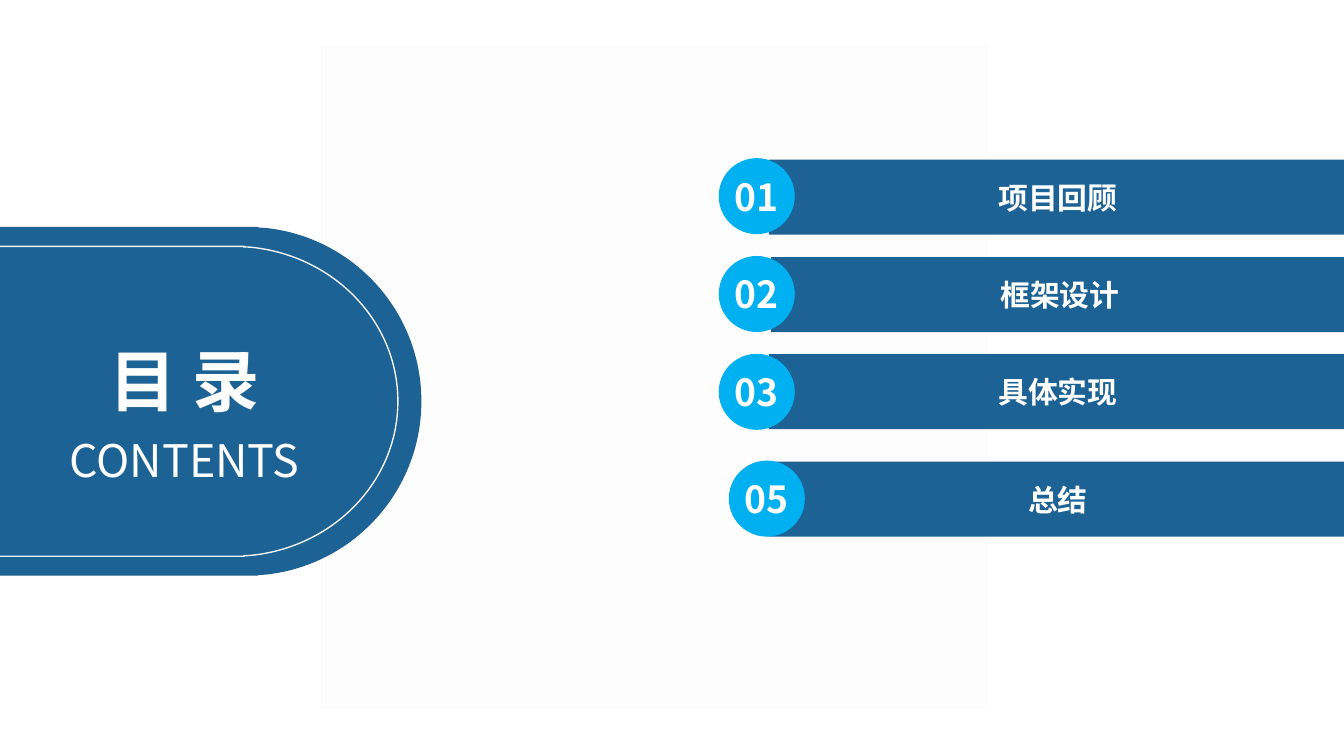
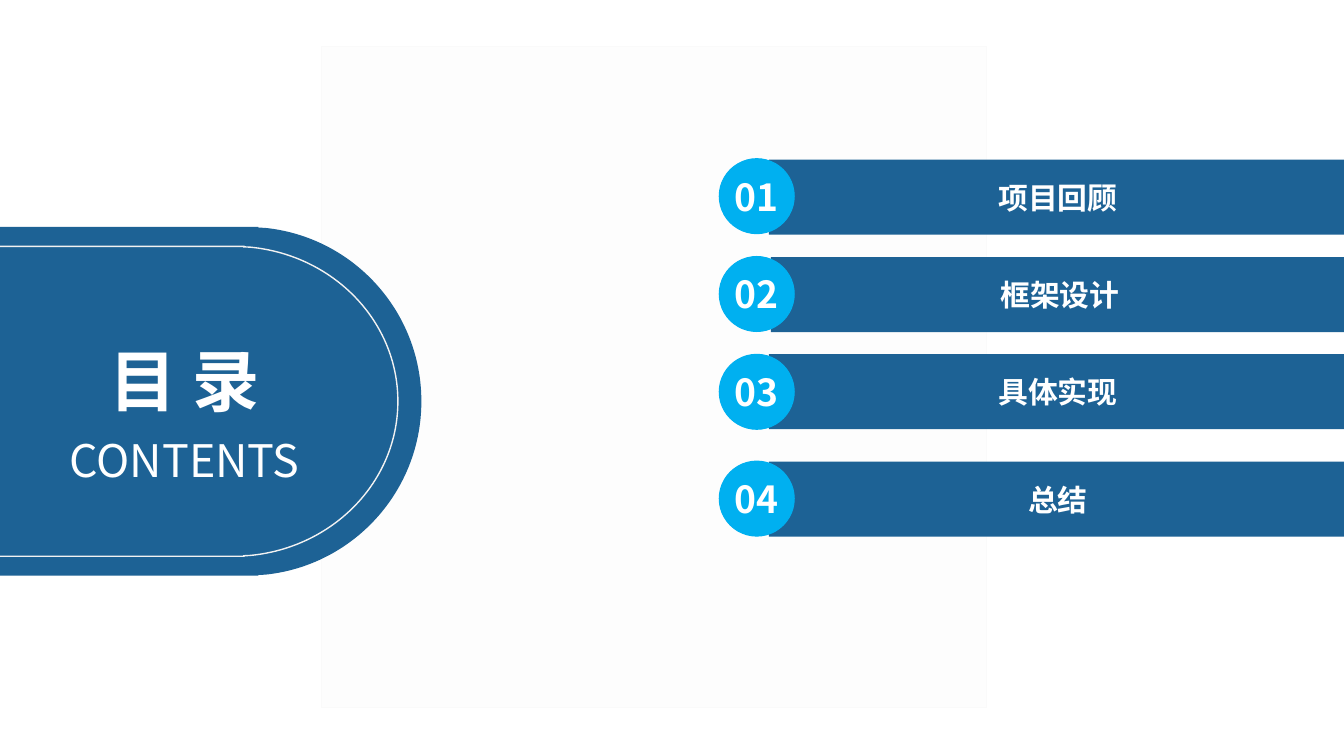
Before and after one commit to OSH-2018/X-exciting, a slide deck: slide 2 of new/结题报告.pptx. Drawn at 1344x756 pixels with LibreOffice and Linux fonts; fonts in the diff are those of the drawing; grey boxes stand for pictures. Boxes give left, top, right and bottom in pixels: in the first picture for what was removed or moved away, otherwise in the second. Text is boxed around its words. In the diff, an @@ line names an element or a change of style, - is before the commit and + after.

```diff
--- a/new/结题报告.pptx
+++ b/new/结题报告.pptx
@@ ellipse "04": place and size @@
-ellipse "04" at [730, 461, 805, 535]
+ellipse "04" at [720, 461, 795, 535]
@@ text in ellipse at [735, 485, 779, 514]: text changed @@
-05
+04
```
Also in this commit, not shown: 10 other slides changed, 7 slides added, 4 slides removed.
